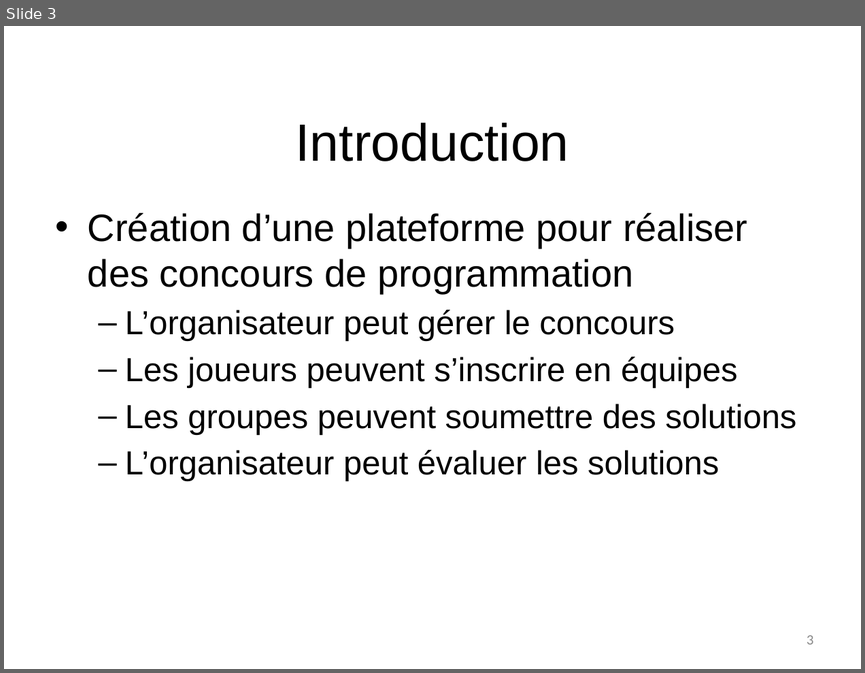
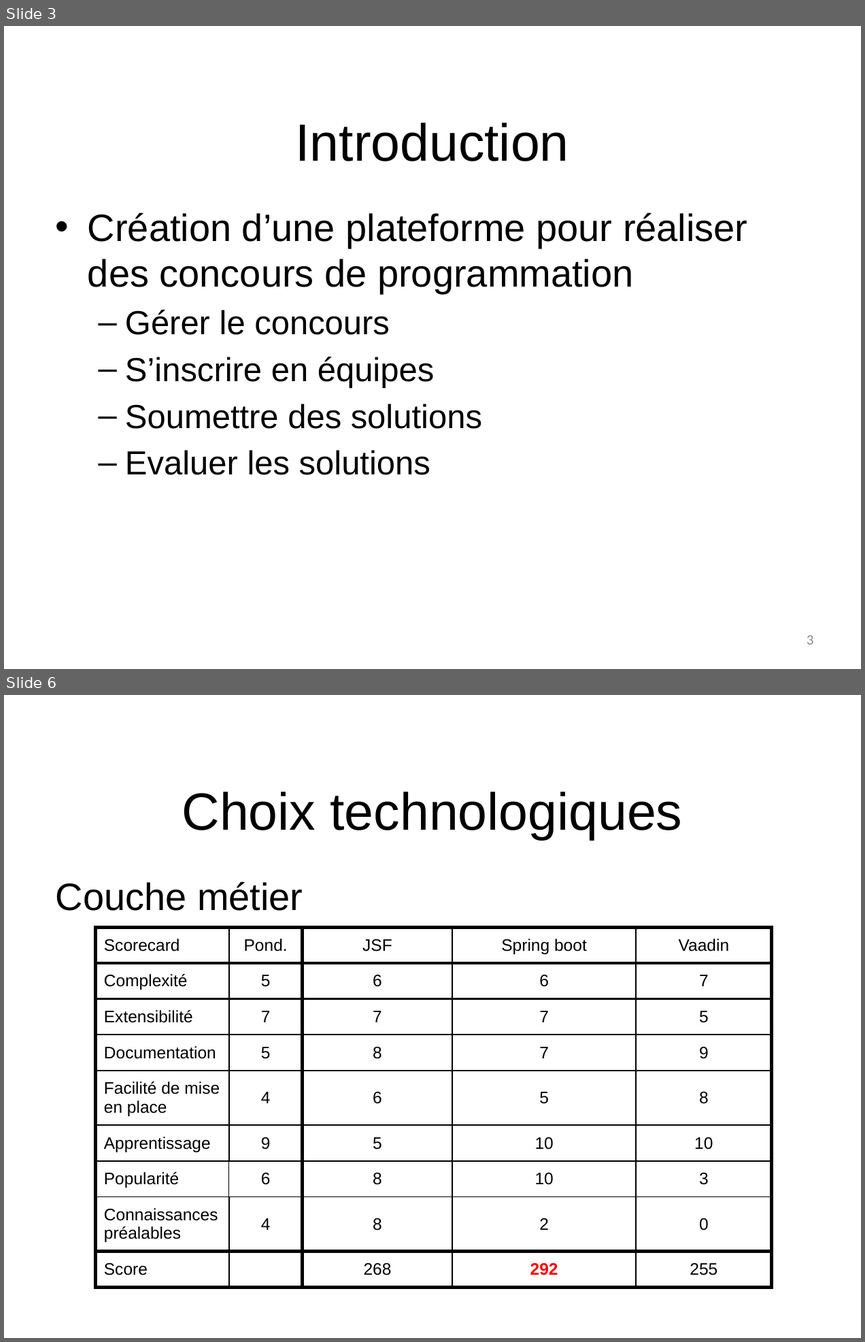
Before and after one commit to NicolasFuchs/Hashcode, a slide deck: Presentation/G6_presentation_intermediaire_fuchs_butty_rial.pptx. Shown one above the other, each under a label of ours: slide 3 before the commit, slides 3 and 6 after it; the slides between them are not shown. The pictures are 865x673 and 865x1342 pixels, drawn with LibreOffice and Linux fonts; fonts in the diff are those of the drawing; background and template pictures are left out. Boxes give left, top, right and bottom in pixels: in the first picture for what was removed or moved away, otherwise in the second. Text is boxed around its words. In the diff, an @@ line names an element or a change of style, - is before the commit and + after.

```diff
--- a/Presentation/G6_presentation_intermediaire_fuchs_butty_rial.pptx
+++ b/Presentation/G6_presentation_intermediaire_fuchs_butty_rial.pptx
@@ slide 6 added at [4, 695, 861, 1338], background #FFFFFF @@
@@ title added at [182, 792, 683, 840], 44 pt, text #000000 @@
+Choix technologiques
@@ text added at [56, 881, 303, 911], 32 pt, text #000000 @@
+Couche métier
@@ table added at [96, 927, 772, 1302], 9 rows, 5 columns @@
+Scorecard | Pond. | JSF | Spring boot | Vaadin
+Complexité | 5 | 6 | 6 | 7
+Extensibilité | 7 | 7 | 7 | 5
+Documentation | 5 | 8 | 7 | 9
+Facilité de mise en place | 4 | 6 | 5 | 8
+Apprentissage | 9 | 5 | 10 | 10
+Popularité | 6 | 8 | 10 | 3
+Connaissances préalables | 4 | 8 | 2 | 0
+Score |  | 268 | 292 | 255
@@ slide 3 changed as well @@
@@ text at [125, 310, 482, 475]: text changed @@
-  – L’organisateur peut gérer le concours
-  – Les joueurs peuvent s’inscrire en équipes
-  – Les groupes peuvent soumettre des solutions
-  – L’organisateur peut évaluer les solutions
+  – Gérer le concours
+  – S’inscrire en équipes
+  – Soumettre des solutions
+  – Evaluer les solutions
```
Also in this commit, not shown: 2 other slides changed, 8 other slides added, 7 slides removed, 9 other files.
